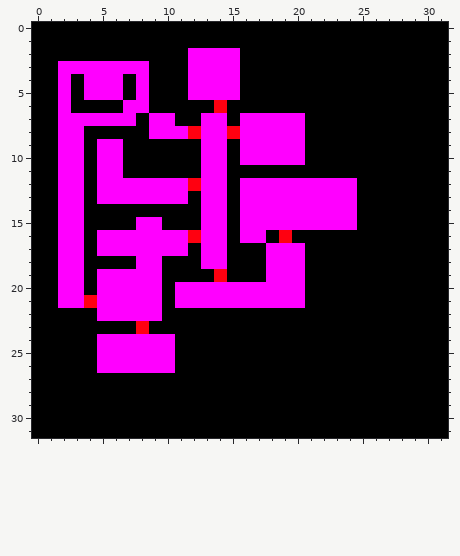
Two states of a pixel-art sprite, res/Level1.png. Above is the file before it was changed.
The file is 32x32 pixels.
New version:
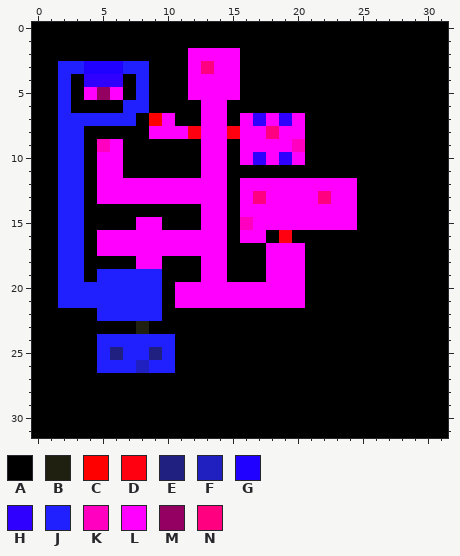
Palette (. is transparent): A #000000  B #202010  C #ff0001  D #ff0010  E #202080  F #2020c0  G #2000ff  H #3000ff  J #2020ff  K #ff00c0  L #ff00ff  M #940061  N #ff0080
The edit:
Colour D gives way to colour B in row 23 at x 8.
Colour L gives way to colour C in row 7 at x 9.
Colour L gives way to colour E in row 25 at x 6 and 9.
Colour L gives way to colour F in row 26 at x 8.
Colour L gives way to colour G in row 3 at x 4 to 6.
Colour L gives way to colour H in row 4 at x 4 to 6; in row 7 at x 17 and 19; in row 10 at x 17 and 19.
Colour A gives way to colour J in row 20 at x 4.
Colour D gives way to colour J in row 21 at x 4.
Colour L gives way to colour J in row 3 at x 2 to 3 and 7 to 8; in rows 4 to 5 at x 2 and 8; in row 6 at x 2 and 7 to 8; in row 7 at x 2 to 7; in rows 8 to 18 at x 2 to 3; in rows 19 to 21 at x 2 to 3 and 5 to 9.
Colour L gives way to colour J in row 22 at x 5 to 9; in row 24 at x 5 to 10; in row 25 at x 5, 7 to 8 and 10; in row 26 at x 5 to 7 and 9 to 10.
Colour L gives way to colour K in row 9 at x 5 and 20; in row 15 at x 16.
Colour A gives way to colour L in row 6 at x 13; in row 13 at x 12; in row 17 at x 12; in row 19 at x 13.
Colour D gives way to colour L in row 6 at x 14; in row 12 at x 12; in row 16 at x 12; in row 19 at x 14.
Colour L gives way to colour M in row 5 at x 5.
Colour L gives way to colour N in row 3 at x 13; in row 8 at x 18; in row 13 at x 17 and 22.
Where, in picture pixels (left, top, right, bottom), the same in both pictures:
changed: (58, 61, 331, 373)
